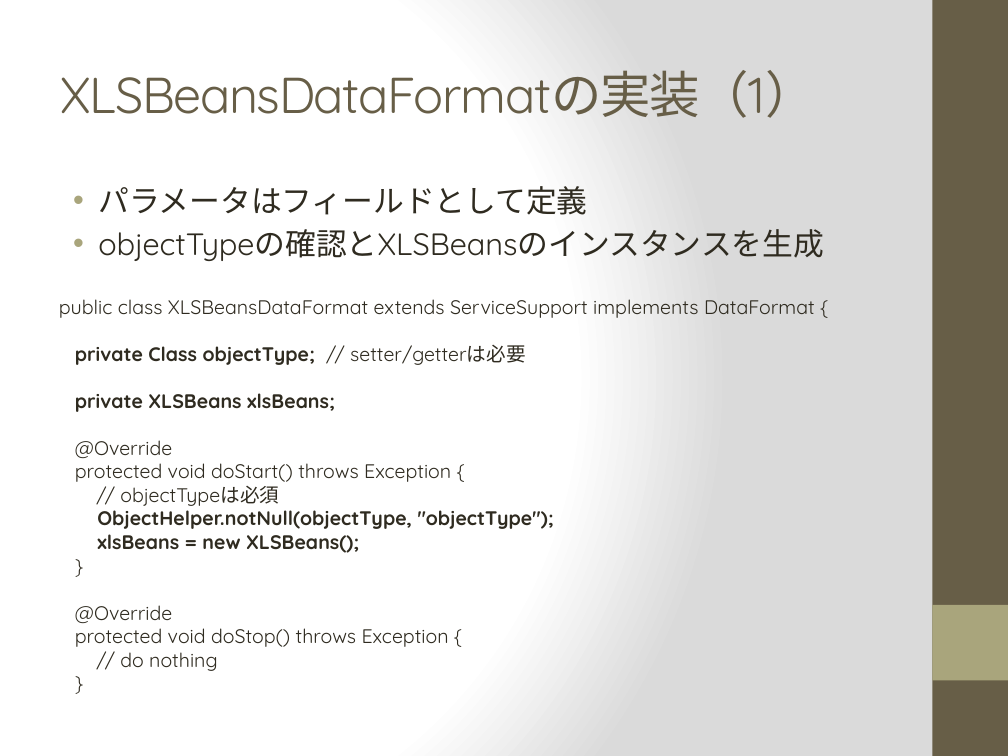
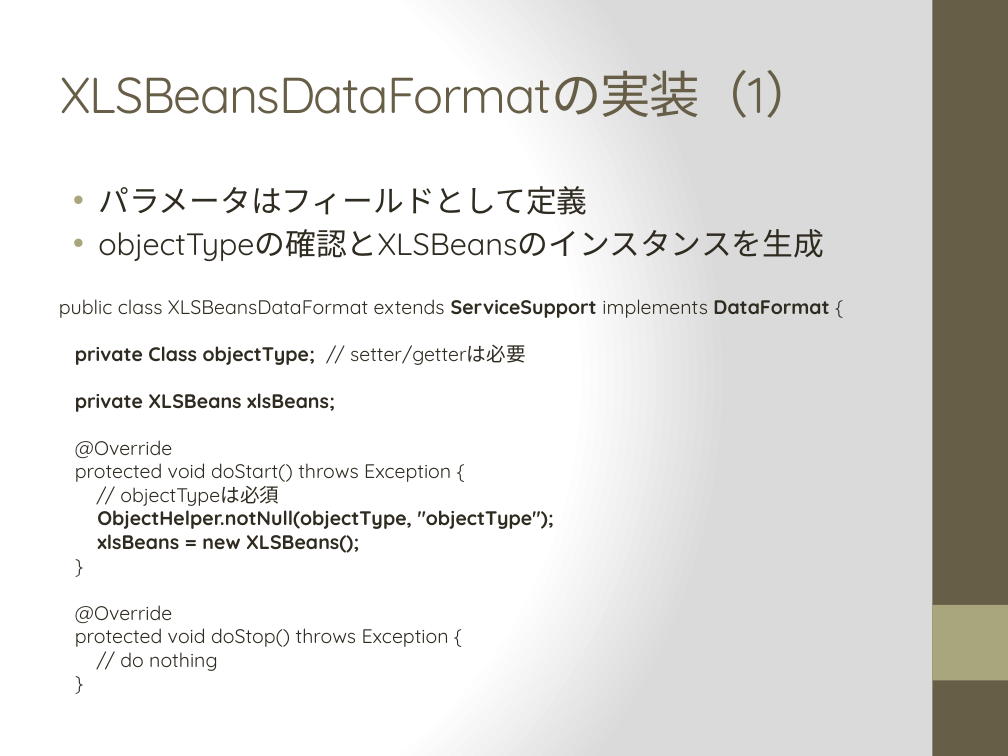
Before and after one commit to 15921050052/camel-xlsbeans, a slide deck: slide 14 of doc/Data Format Component.pptx. Drawn at 1008x756 pixels with LibreOffice and Linux fonts; fonts in the diff are those of the drawing. Boxes give left, top, right and bottom in pixels: in the first picture for what was removed or moved away, otherwise in the second. Text is boxed around its words. In the diff, an @@ line names an element or a change of style, - is before the commit and + after.

```diff
--- a/doc/Data Format Component.pptx
+++ b/doc/Data Format Component.pptx
@@ text at (x1=59, y1=299, x2=829, y2=318): bold on in "ServiceSupport DataFormat" @@
```
Also in this commit, not shown: 3 other slides changed.
